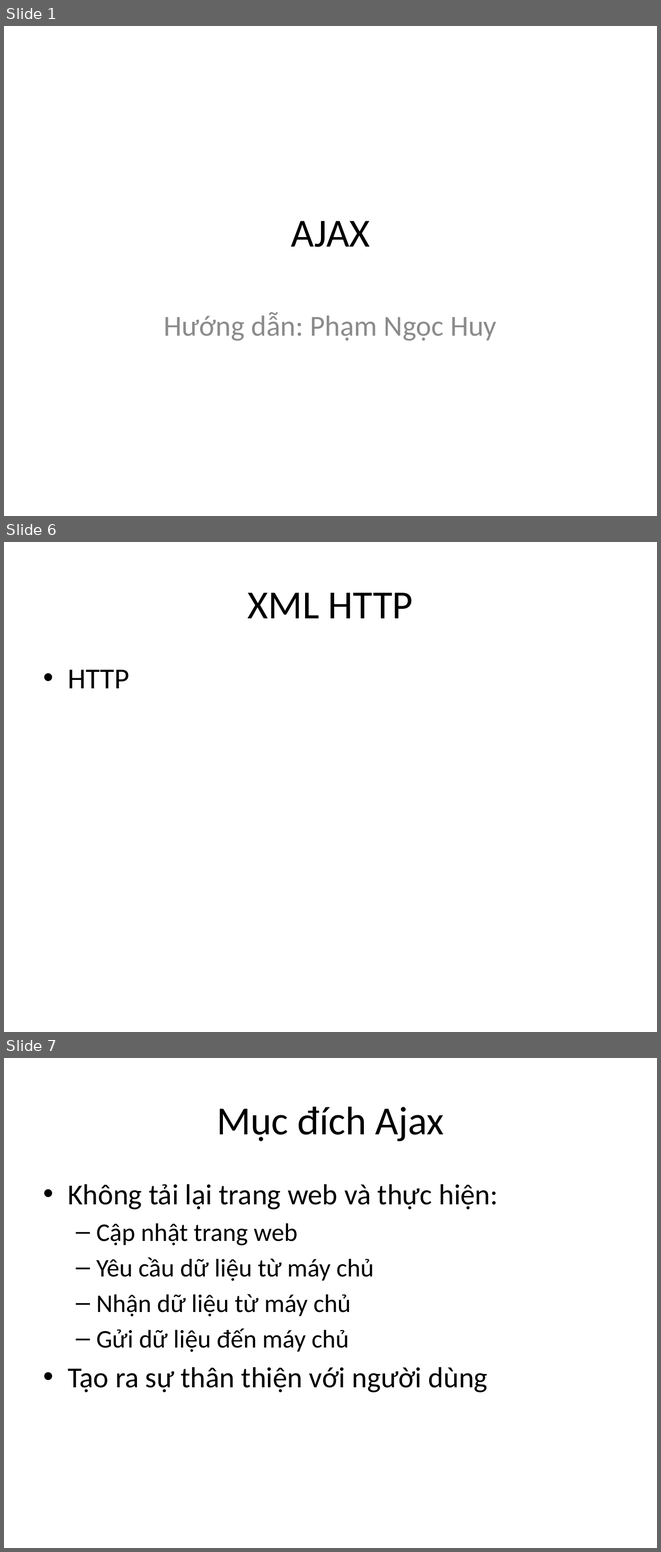
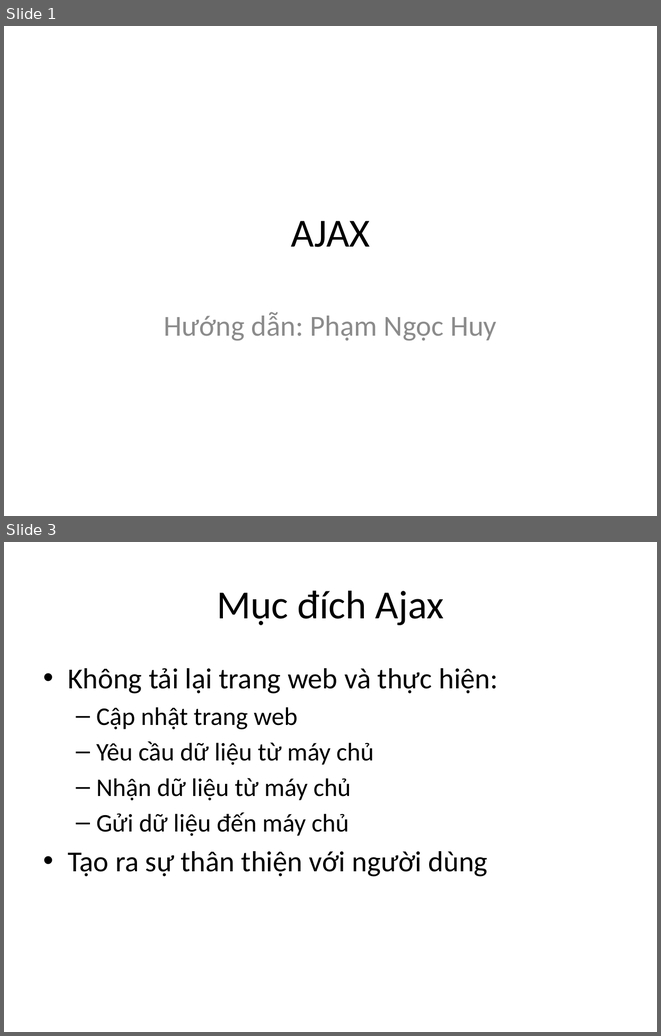
Before and after one commit to youngdeveloperVN/Laravel, a slide deck: youngdeveloper/backup/t3p tmp/3.JavaScript-jQuery-Ajax/ajax.pptx. Shown one above the other, each under a label of ours: slides 1, 6 and 7 before the commit, slides 1 and 3 after it; the slides between them are not shown. The pictures are 661x1552 and 661x1036 pixels, drawn with LibreOffice and Linux fonts; fonts in the diff are those of the drawing. Boxes give left, top, right and bottom in pixels: in the first picture for what was removed or moved away, otherwise in the second. Text is boxed around its words. In the diff, an @@ line names an element or a change of style, - is before the commit and + after.

```diff
--- a/youngdeveloper/backup/t3p tmp/3.JavaScript-jQuery-Ajax/ajax.pptx
+++ b/youngdeveloper/backup/t3p tmp/3.JavaScript-jQuery-Ajax/ajax.pptx
@@ slide 6 removed at box(4, 542, 657, 1032), background #FFFFFF @@
@@ title removed at box(248, 592, 413, 618) @@
-XML HTTP
@@ text removed at box(68, 670, 129, 688) @@
-• HTTP
@@ what was slide 7 is now slide 3 @@
```
Also in this commit, not shown: 1 slide changed, 1 slide added, 4 other slides removed.
